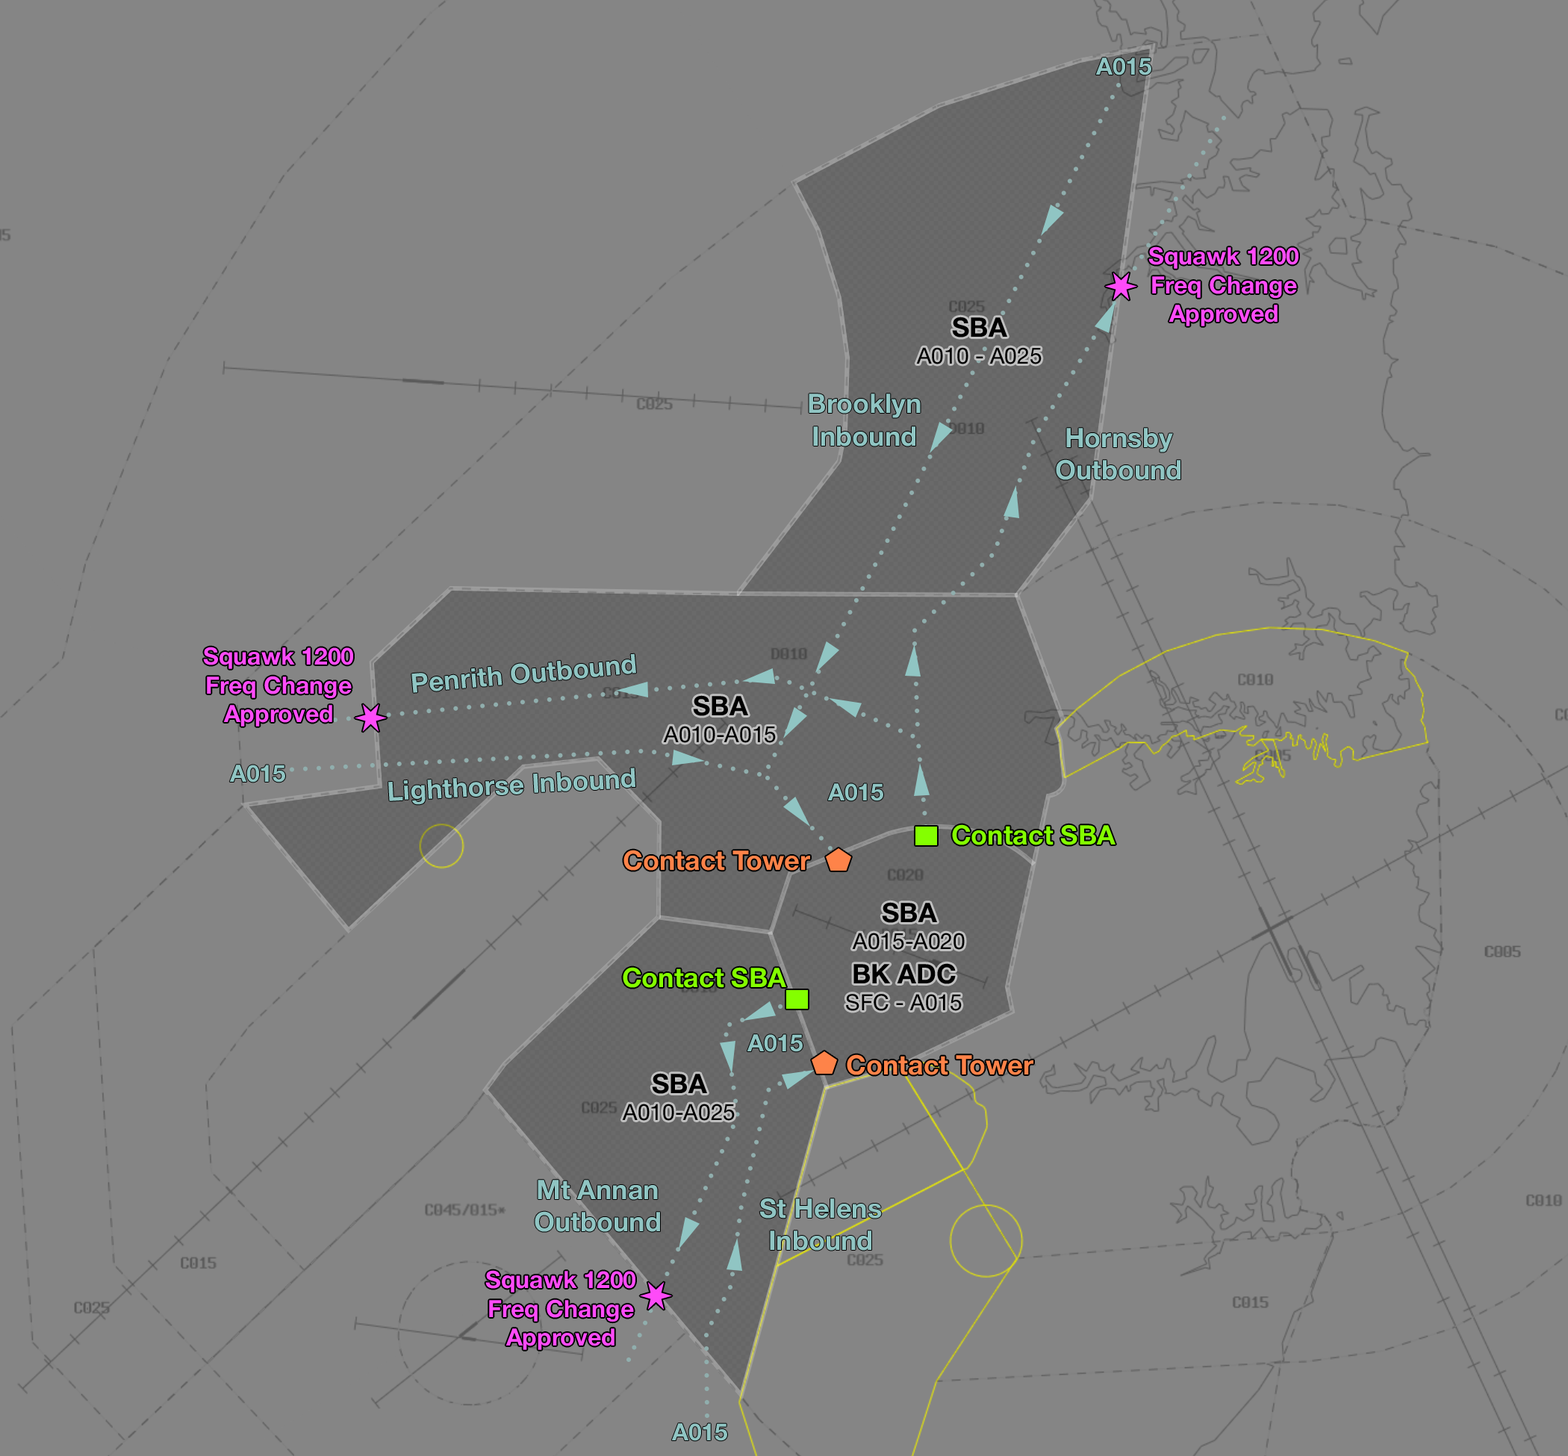
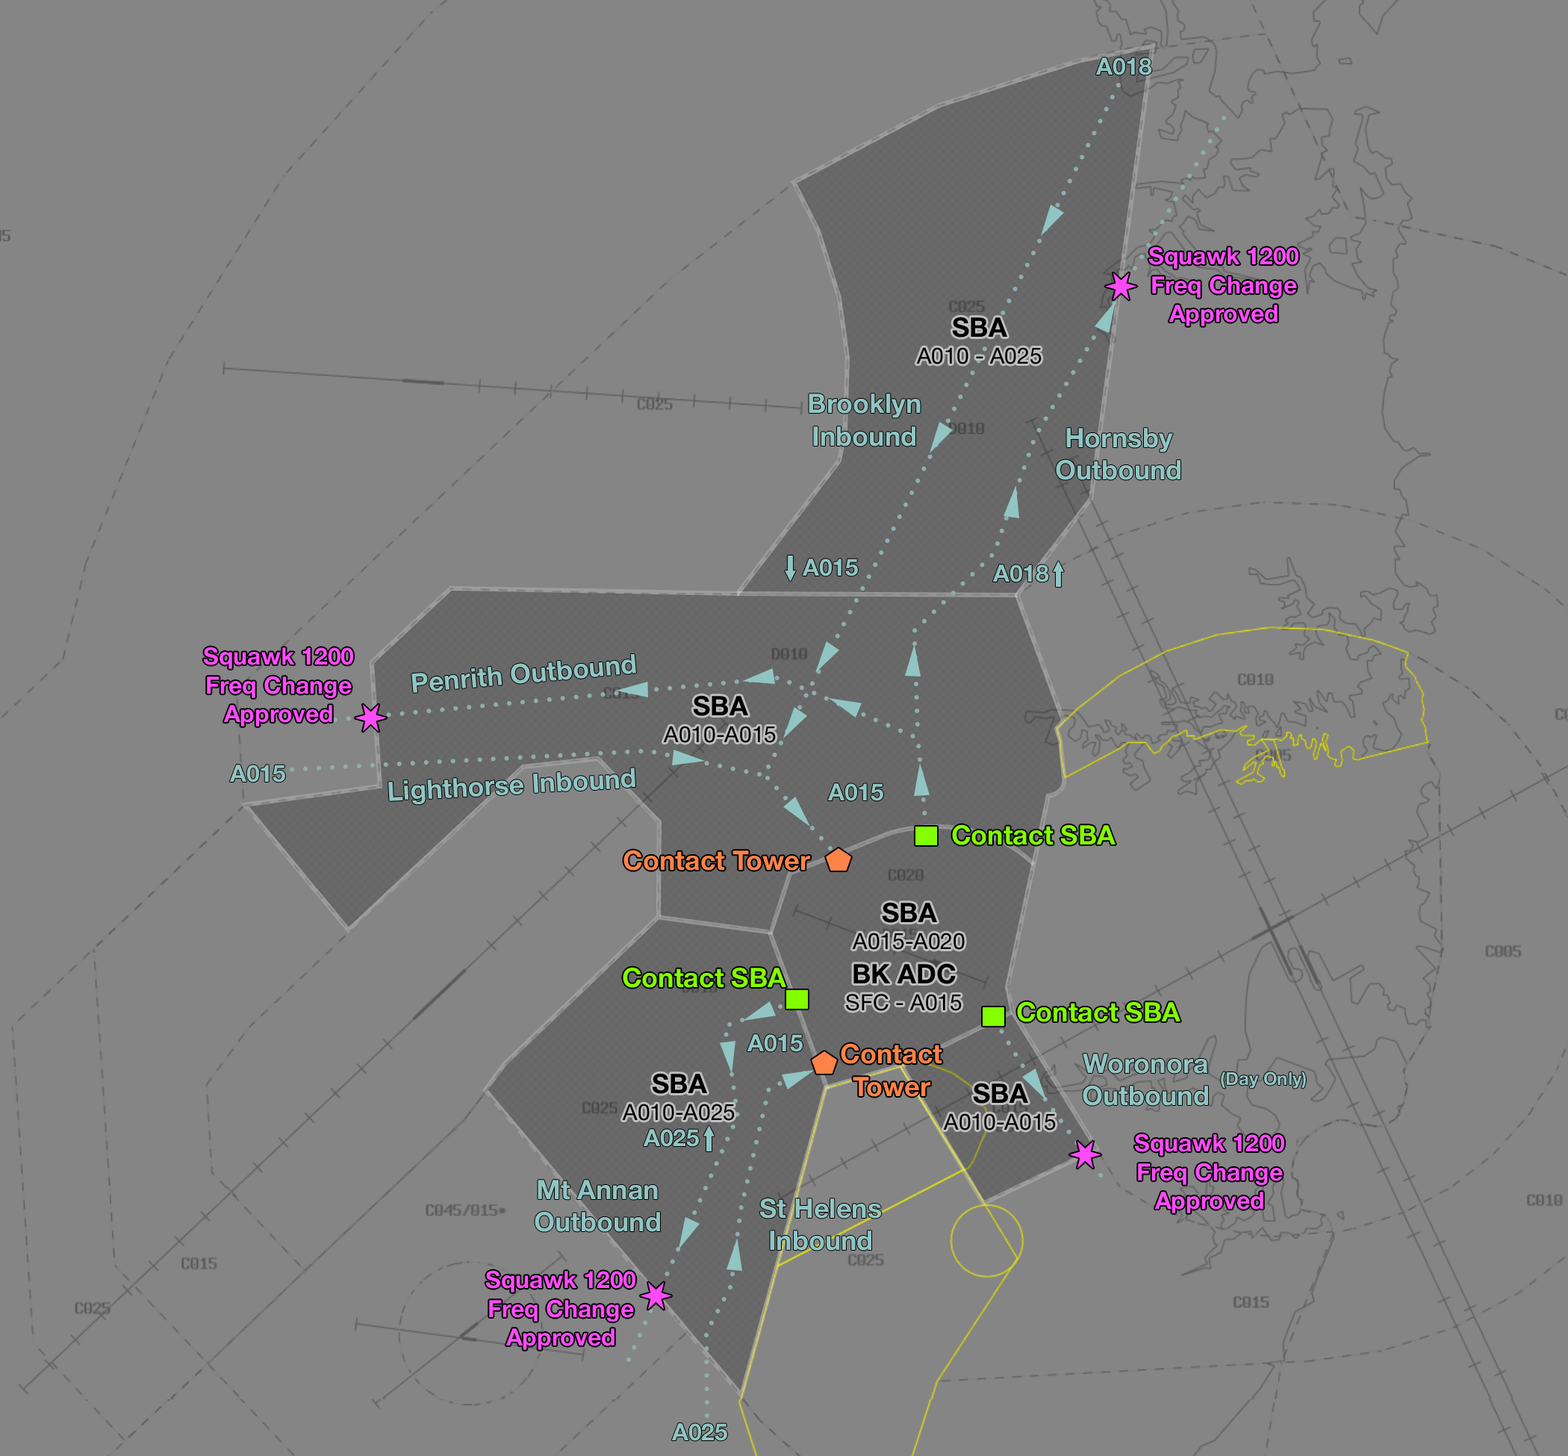
Layer changes from the first (1568, 1456) image to the second:
added layer "A025" (1st of 2, in "Route Labels") in group "Route Labels" over 642, 1128, 699, 1147
added layer "Line 1 copy 2" in group "Route Labels" over 703, 1125, 715, 1152
added layer "A018 copy" in group "Route Labels" over 992, 564, 1050, 583
added layer "Line 1 copy" in group "Route Labels" over 1052, 560, 1064, 587
added layer "Line 1" in group "Route Labels" over 784, 555, 796, 582
renamed "A015 copy" to "A018", painted on it over 1095, 57, 1153, 76
renamed "A015 copy 4" to "A025", painted on it over 700, 1423, 715, 1442
added layer "A015 copy" in group "Route Labels" over 801, 558, 858, 577
added layer "Woronora Outbound" in group "Route Labels" over 1082, 1053, 1209, 1106
added layer "(Day Only)" in group "Route Labels" over 1220, 1071, 1306, 1089
added layer "Squawk 1200 Freq Change Approved copy 3" in group "Instructions" over 1134, 1133, 1285, 1214
added layer "Star 1 copy 3" in group "Instructions" over 1069, 1140, 1102, 1169
added layer "Contact SBA copy" in group "Instructions" over 1016, 1001, 1181, 1023
added layer "Polygon 1 copy 4" in group "Instructions" over 982, 1007, 1005, 1026
painted on "Polygon 1 copy" over 829, 848, 851, 853
painted on "Polygon 1" over 811, 1051, 835, 1074
painted on "Contact Tower" over 840, 1043, 1034, 1097
added layer "SBA A010-A015 copy" in group "Controller Text" over 943, 1082, 1056, 1131
added layer "Triangle 1 copy 18" in group "Group 1" over 1022, 1068, 1047, 1100
added layer "Shape 10" in group "Paths" over 992, 1017, 1103, 1178
added layer "Shape 9" (30%) in group "SBA" over 901, 1010, 1013, 1068
painted on "SBA" (2nd of 2, in "SBA") over 837, 995, 1101, 1207
added layer "Layer 2" above "Layer 1" over 0, 0, 1567, 1400